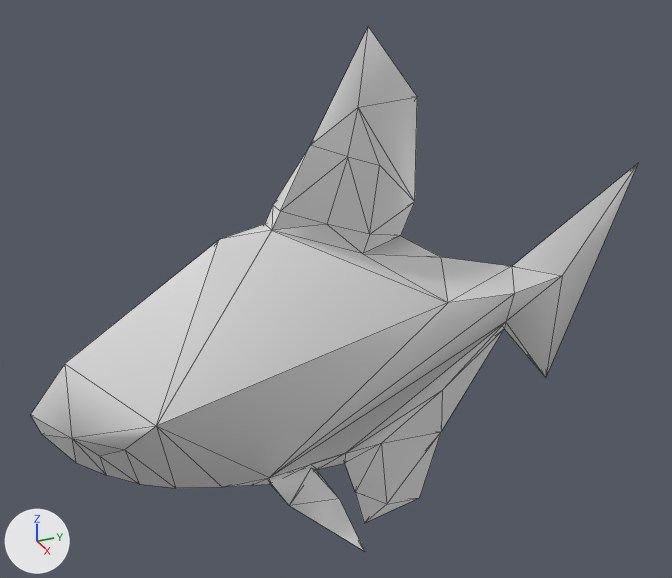
The glTF model apps/web/public/assets/fish/black-phantom-tetra/lod2.glb, before and after one commit.
Rendered twice from a camera (50 mm lens) standing at (0.0546, -0.0204, 0.0318) and looking at (-0.0013, 0.0048, 0.0039). Arrows for +X, +Y and +Z are at lower left; the lights stay in place. The older version comes first. Mesh edges are drawn as thin lines. Vertices at exactly the same position are counted once.

The first picture shows 'black-phantom-tetra'.
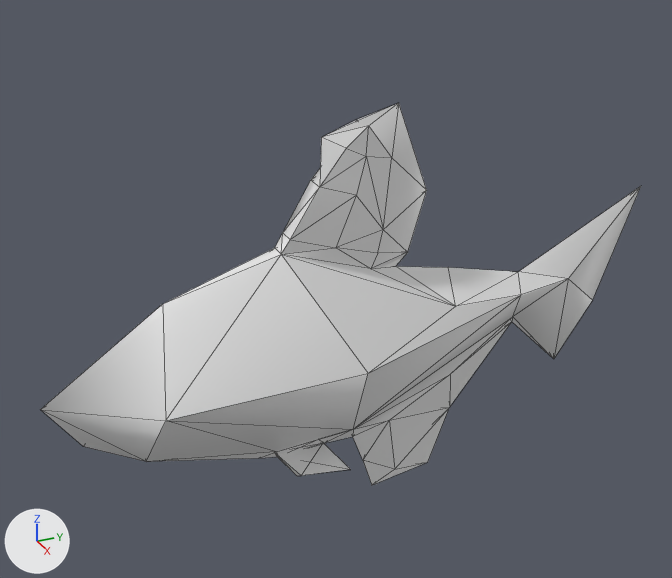
Changed parts and their boxes (x1, y1, x2, y2) in the pictures (672 x 578 px):
'black-phantom-tetra', reshaped (27% shorter)
    before: (31, 27, 638, 551)
    after: (40, 103, 641, 485)
part 1 of me_black_phantom_tetra, rebuilt (23% shorter)
    before: (31, 27, 638, 523)
    after: (40, 103, 641, 485)
part 2 of me_black_phantom_tetra, deleted
    before: (269, 469, 364, 551)
part 3 of me_black_phantom_tetra, added
    after: (277, 443, 350, 476)

Diff of the bpy script that builds the scene:
```diff
--- a/apps/web/public/assets/fish/black-phantom-tetra/lod2.glb.py
+++ b/apps/web/public/assets/fish/black-phantom-tetra/lod2.glb.py
@@ me_black_phantom_tetra @@
 # used by ob_black_phantom_tetra; location = (0.0, 0.0, 0.0)
-me_black_phantom_tetra.from_pydata(...)  # 79 vertices, 150 faces; spans x -0.0027..0.0053, y -0.0173..0.0301, z -0.0167..0.0224
+me_black_phantom_tetra.from_pydata(...)  # 79 vertices, 150 faces; spans x -0.0052..0.0048, y -0.0166..0.0307, z -0.0132..0.0173
+# me_black_phantom_tetra part 1: the loose piece of 70 vertices spanning x -0.0027..0.0046, y -0.0173..0.0301, z -0.0167..0.0224 is rebuilt with 70 vertices and now spans x -0.0052..0.0048, y -0.0166..0.0307, z -0.0132..0.0173
+# me_black_phantom_tetra part 2: the loose piece of 9 vertices spanning x -0.0026..0.0053, y -0.0014..0.0041, z -0.0146..-0.0099 is deleted
+# me_black_phantom_tetra part 3
+# 9 vertices are added at x -0.0026..0.0026, y -0.0008..0.0043, z -0.0091..-0.0078
+# 14 new faces join them
 me_black_phantom_tetra.materials.append(mat_black_v5)
```
